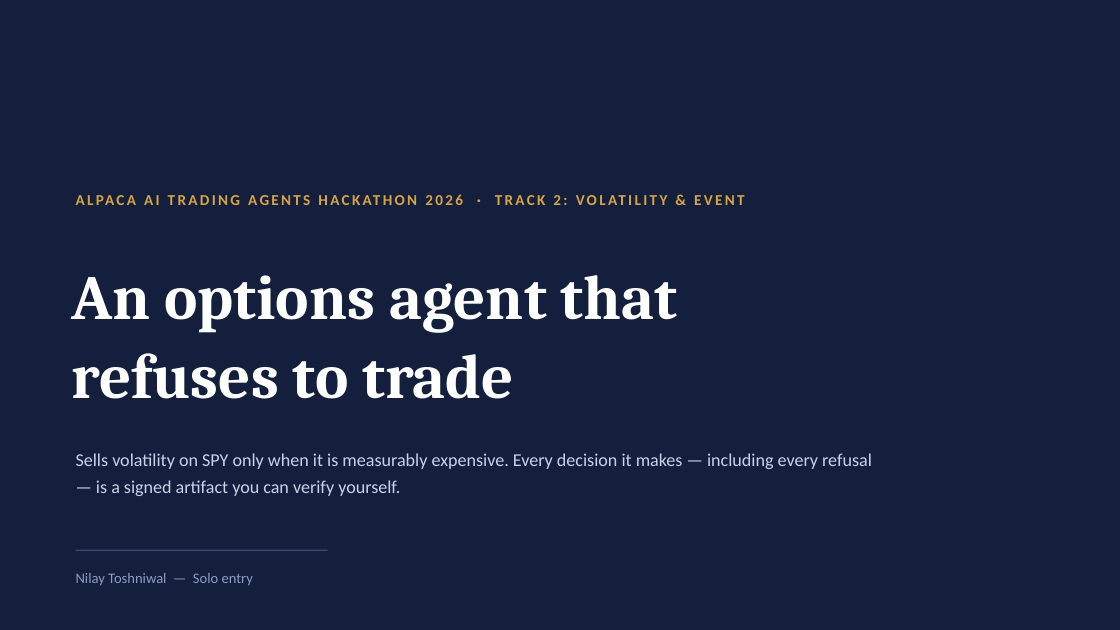
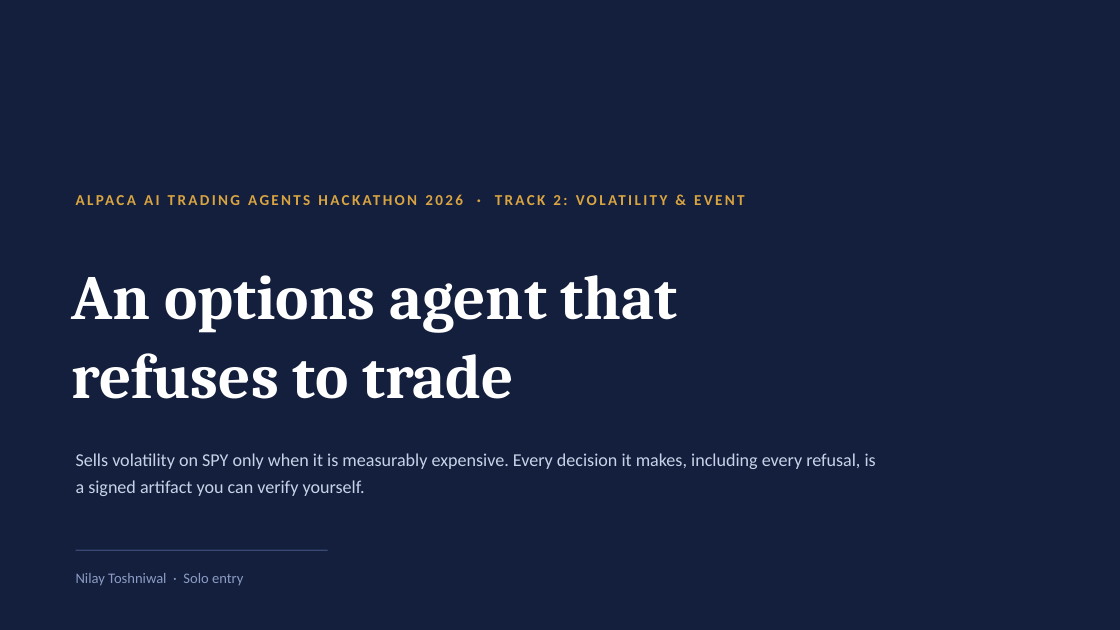
Before and after one commit to nilaymastaadmi/alpaca-hackathon, a slide deck: slide 1 of presentation/slides_draft.pptx. Drawn at 1120x630 pixels with LibreOffice and Linux fonts; fonts in the diff are those of the drawing. Boxes give left, top, right and bottom in pixels: in the first picture for what was removed or moved away, otherwise in the second. Text is boxed around its words. In the diff, an @@ line names an element or a change of style, - is before the commit and + after.

```diff
--- a/presentation/slides_draft.pptx
+++ b/presentation/slides_draft.pptx
@@ text at [76,453,876,496]: text changed @@
-Sells volatility on SPY only when it is measurably expensive. Every decision it makes — including every refusal — is a signed artifact you can verify yourself.
+Sells volatility on SPY only when it is measurably expensive. Every decision it makes, including every refusal, is a signed artifact you can verify yourself.
@@ text at [76,573,243,586]: text changed @@
-Nilay Toshniwal — Solo entry
+Nilay Toshniwal · Solo entry
```
Also in this commit, not shown: 13 other slides changed, 2 other files.
